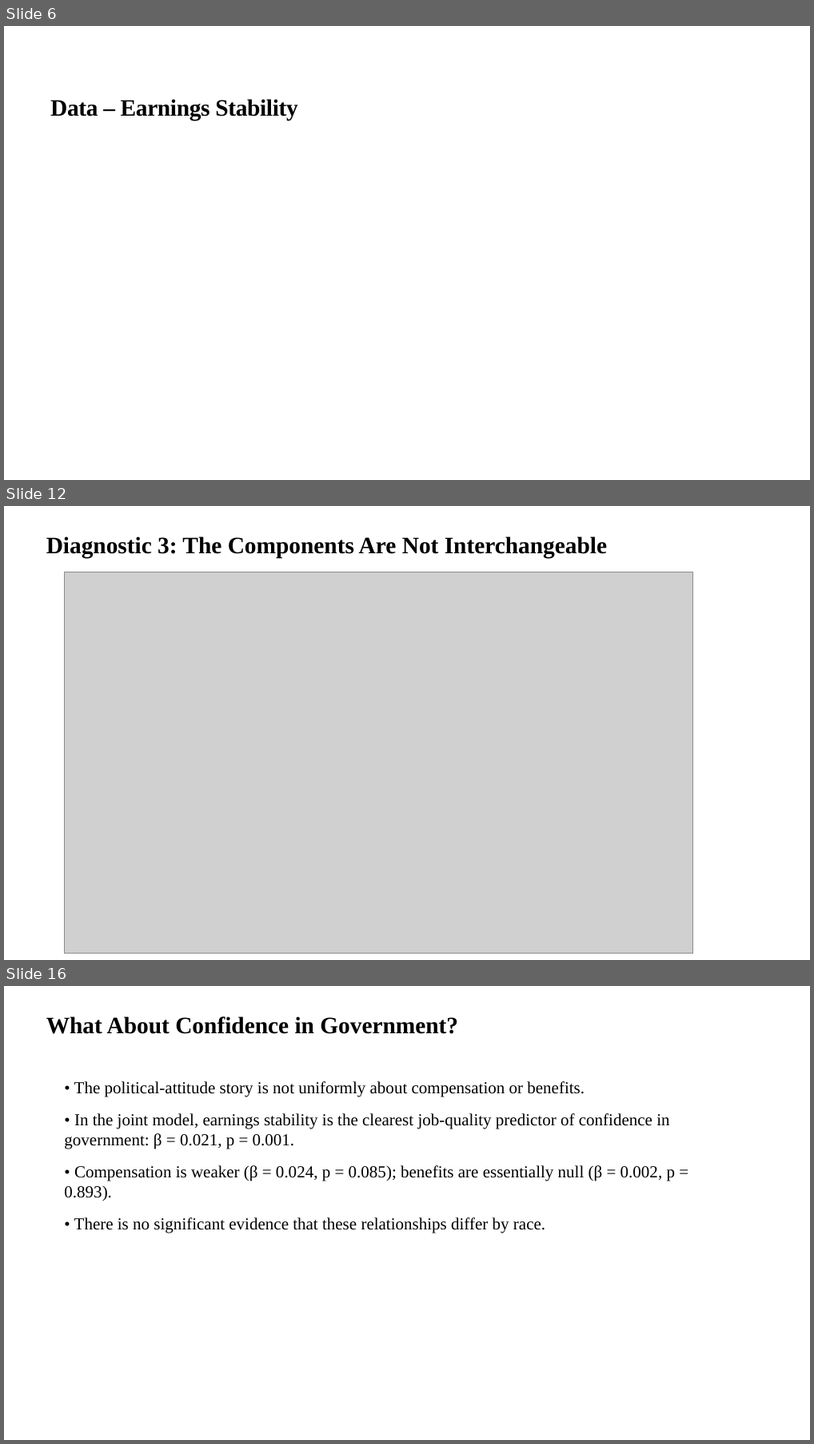
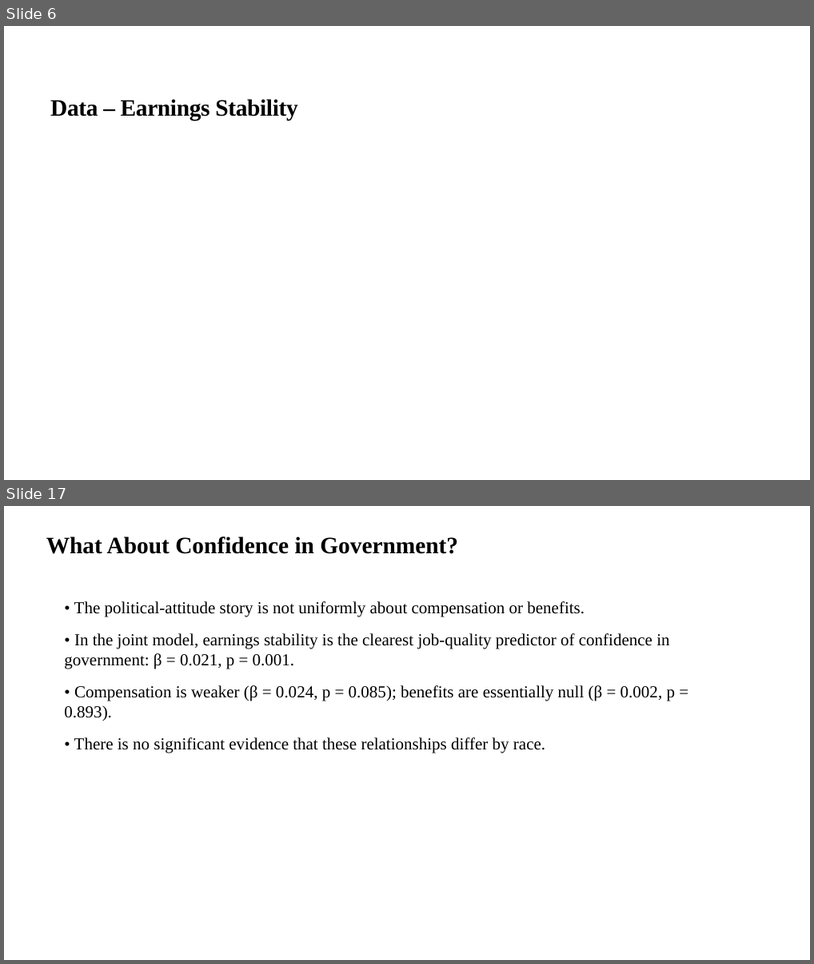
Before and after one commit to chosam2322/Precariat_Politics, a slide deck: Harvard_RaceWorkshop_amended.pptx. Shown one above the other, each under a label of ours: slides 6, 12 and 16 before the commit, slides 6 and 17 after it; the slides between them are not shown. The pictures are 814x1444 and 814x964 pixels, drawn with LibreOffice and Linux fonts; fonts in the diff are those of the drawing; grey boxes stand for pictures. Boxes give left, top, right and bottom in pixels: in the first picture for what was removed or moved away, otherwise in the second. Text is boxed around its words. In the diff, an @@ line names an element or a change of style, - is before the commit and + after.

```diff
--- a/Harvard_RaceWorkshop_amended.pptx
+++ b/Harvard_RaceWorkshop_amended.pptx
@@ slide 12 removed at [4, 506, 810, 960], background #FFFFFF @@
@@ text removed at [46, 536, 607, 558] @@
-Diagnostic 3: The Components Are Not Interchangeable
@@ picture removed at [65, 572, 694, 953] @@
@@ what was slide 16 is now slide 17 @@
```
Also in this commit, not shown: 8 slides changed, 11 slides added, 4 other slides removed, 12 other files.
